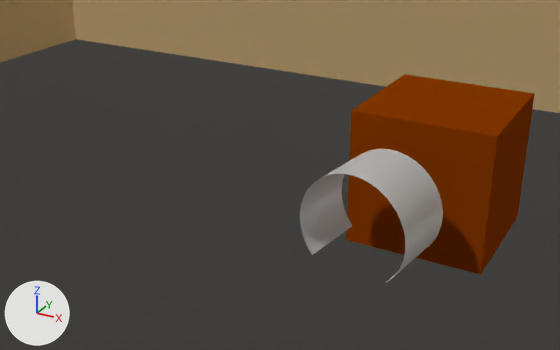
A saved change to the Blender file Simulation/Lidar_Simulation.blend.
The view is the same before and after, from a 50 mm camera at (0.266, -0.421, 1.135) aimed at (0.01, 0.045, 0.902). Lighting does not change. The marker at lower left points along +X, +Y and +Z. Everything nearer to the camera than a plane just in front of the edit is cut away.
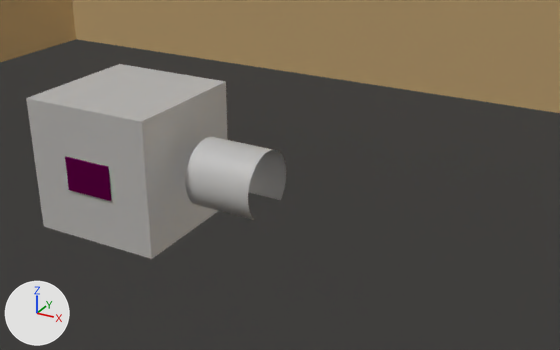
Commit message: Simulation is almost almost almost done.

Pixel boxes [x1, y1, x2, y2] of what changed, in the pictures (560 x 350 px):
'Cube', reshaped, moved, turned: before [346, 74, 535, 275]; after [26, 64, 228, 259]
'Lidar_Scan_Object', reshaped, moved (29% narrower, 37% shorter): before [300, 149, 443, 282]; after [185, 137, 286, 220]
'IMU_Object', moved, turned (not visible before): after [65, 157, 111, 201]

Patch to the scene script:
```diff
--- a/Simulation/Lidar_Simulation.blend.py
+++ b/Simulation/Lidar_Simulation.blend.py
@@ me_lidar_scan_mesh_002 @@
 # used by ob_lidar_scan_object; location = (0.1016, 0.0, 0.9144)
-me_lidar_scan_mesh_002.from_pydata(...)  # 2162 vertices, 1080 faces; spans x -0.041..0.041, y -0.0301..0.0301, z -0.033..0.033
+me_lidar_scan_mesh_002.from_pydata(...)  # 2162 vertices, 1080 faces; spans x -0.0259..0.0259, y -0.0259..0.0259, z -0.018..0.0254
+# me_lidar_scan_mesh_002 part 1: 2162 vertices removed from x -0.041..0.041, y -0.0301..0.0301, z -0.033..0.033; 2162 vertices added at x -0.0259..0.0259, y -0.0259..0.0259, z -0.018..0.0254
@@ me_cube @@
 # used by ob_cube; parent = ob_lidar_scan_object; location = (0.115, 0.101, 0.909); rotation_euler = (0.0, 0.0, 226.5), in degrees (0, 0, 17)
-me_cube.from_pydata(...)  # 8 vertices, 6 faces; spans x -0.064..0.064, y -0.064..0.064, z -0.0508..0.0508
-me_cube.materials.append(mat_material)  # brown #a24800
+me_cube.from_pydata(...)  # 8 vertices, 6 faces; spans x -0.0508..0.0508, y -0.0508..0.0508, z -0.0508..0.0508
+# me_cube part 2: the whole mesh is rebuilt
@@ ob_lidar_scan_object @@
 ob_lidar_scan_object = bpy.data.objects.new('Lidar_Scan_Object', me_lidar_scan_mesh_002)
-ob_lidar_scan_object.location = (0.1016, 0.0, 0.9144)
+ob_lidar_scan_object.location = (0.0, 0.0, 0.9144)
@@ ob_cube @@
 ob_cube.parent = ob_lidar_scan_object
-ob_cube.matrix_parent_inverse = Matrix(((1.0, 0.0, 0.0, -0.102), (0.0, 1.0, 0.0, 0.0), (0.0, 0.0, 1.0, -0.914), (0.0, 0.0, 0.0, 1.0)))
-ob_cube.location = (0.115, 0.101, 0.909)
-ob_cube.rotation_euler = (0.0, 0.0, 226.5)  # degrees (0, 0, 17)
+ob_cube.matrix_parent_inverse = Matrix(((1.0, 0.0, 0.0, 0.0), (0.0, 1.0, 0.0, 0.0), (0.0, 0.0, 1.0, -0.914), (0.0, 0.0, 0.0, 1.0)))
+ob_cube.location = (-0.0914, 0.00177, 0.914)
@@ ob_imu_object @@
 ob_imu_object.matrix_parent_inverse = Matrix(((1.0, 0.0, 0.0, -0.133), (0.0, 1.0, 0.0, -0.0966), (0.0, 0.0, 1.0, -0.909), (0.0, 0.0, 0.0, 1.0)))
-ob_imu_object.location = (0.0847, 0.112, 0.914)
+ob_imu_object.location = (-0.0914, -0.0508, 0.914)
 ob_imu_object.rotation_euler = (1.571, 0.0, -1.885)  # degrees (90, 0, -108)
```
